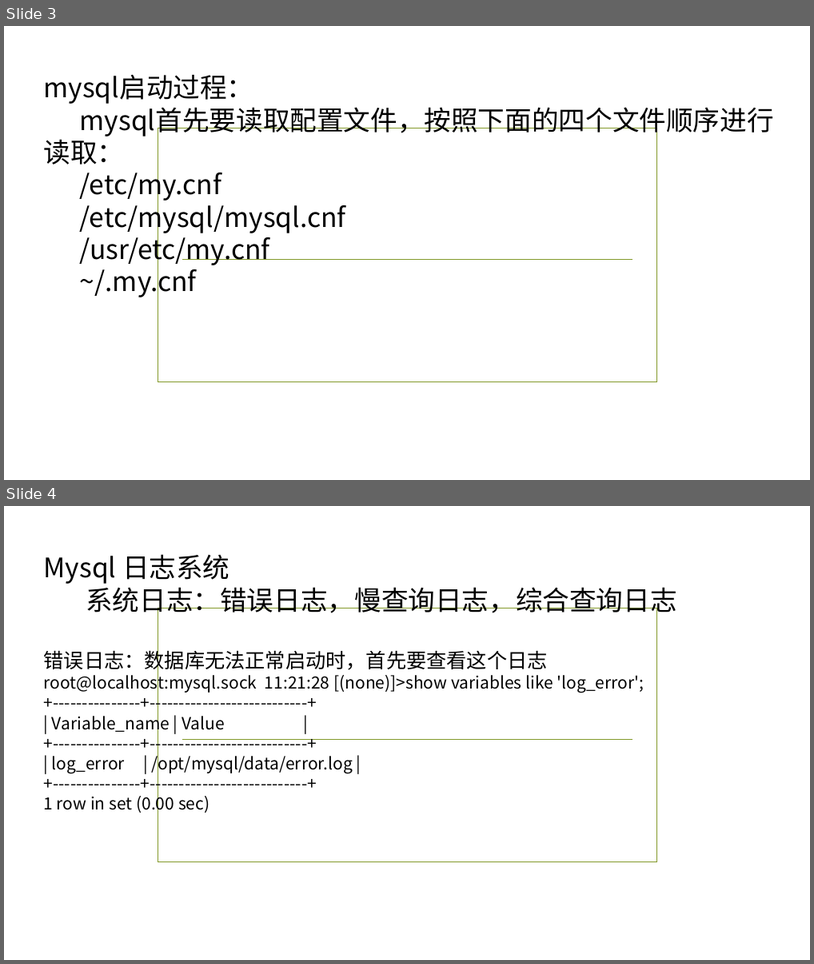
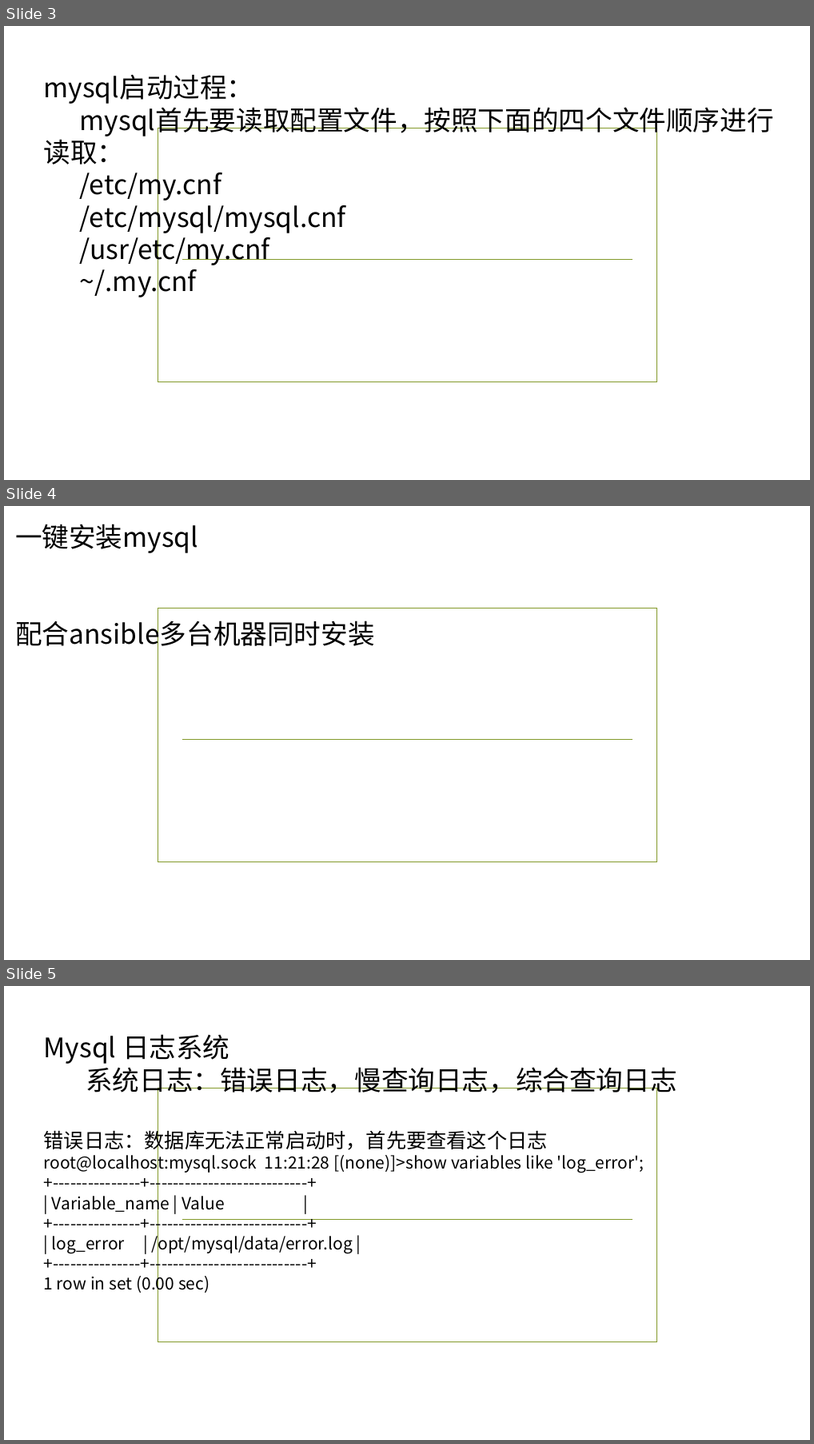
Before and after one commit to ronghuaihai/sharefiles, a slide deck: 数据库演示.pptx. Shown one above the other, each under a label of ours: slides 3 and 4 before the commit, slides 3, 4 and 5 after it. The pictures are 814x964 and 814x1444 pixels, drawn with LibreOffice and Linux fonts; fonts in the diff are those of the drawing; background and template pictures are left out. Boxes give left, top, right and bottom in pixels: in the first picture for what was removed or moved away, otherwise in the second. Text is boxed around its words. In the diff, an @@ line names an element or a change of style, - is before the commit and + after.

```diff
--- a/数据库演示.pptx
+++ b/数据库演示.pptx
@@ slide 4 added at [4, 506, 810, 960], background picture (left out); not listed: 2 template elements that a slide beside it also shows @@
@@ text added at [15, 524, 375, 652], 32 pt, text #000000 @@
+一键安装mysql
+配合ansible多台机器同时安装
@@ what was slide 4 is now slide 5 @@
```
Also in this commit, not shown: 1 slide changed, 7 other slides added, 2 other files.
